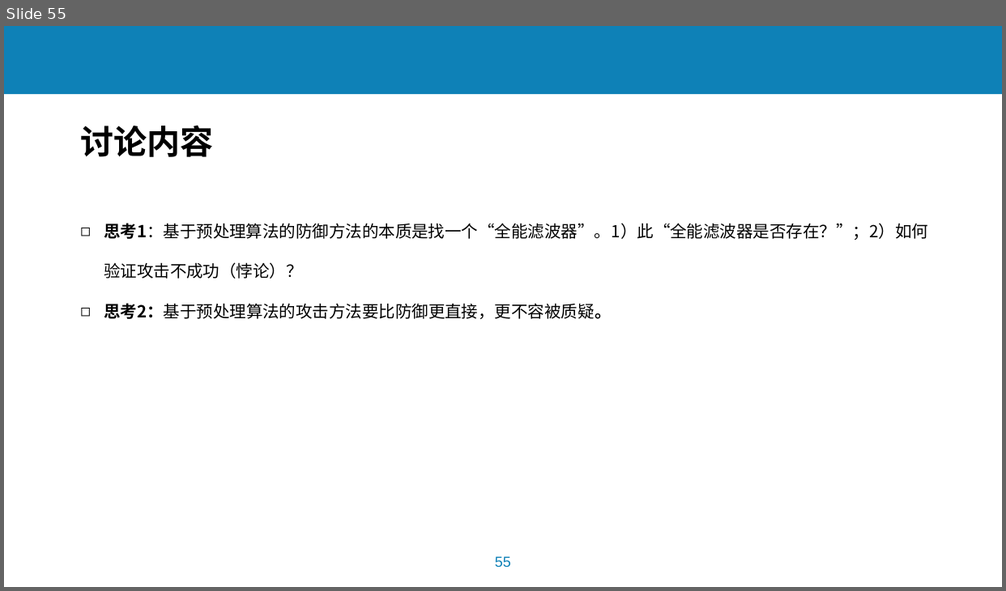
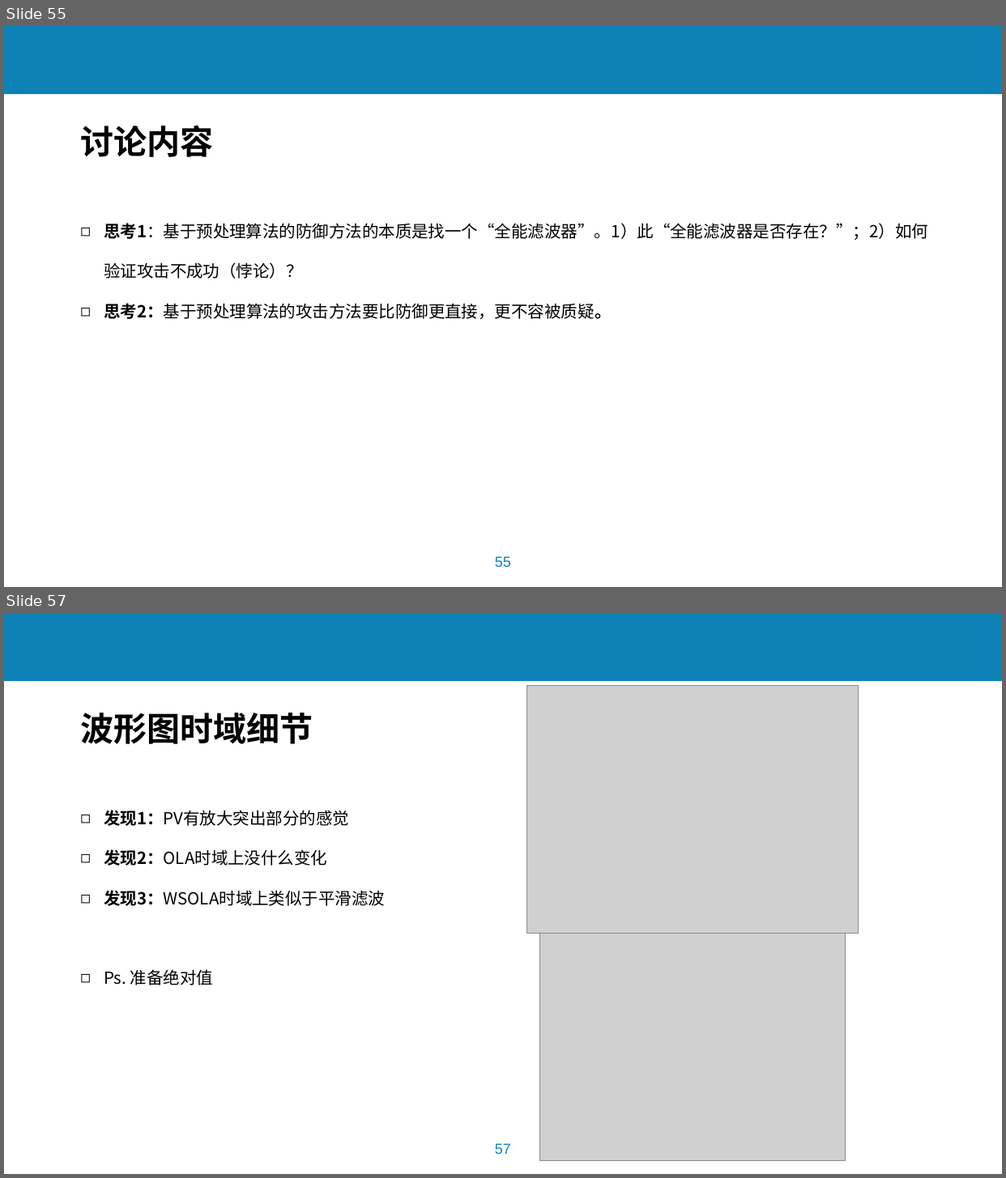
Before and after one commit to lchmoxing/audio_tsm_test, a slide deck: documents/基于音频预处理过程的语音识别系统攻击2.4.pptx. Shown one above the other, each under a label of ours: slide 55 before the commit, slides 55 and 57 after it; the slides between them are not shown. The pictures are 1006x591 and 1006x1178 pixels, drawn with LibreOffice and Linux fonts; fonts in the diff are those of the drawing; grey boxes stand for pictures; background and template pictures are left out. Boxes give left, top, right and bottom in pixels: in the first picture for what was removed or moved away, otherwise in the second. Text is boxed around its words. In the diff, an @@ line names an element or a change of style, - is before the commit and + after.

Commit message:
ppt

```diff
--- a/documents/基于音频预处理过程的语音识别系统攻击2.4.pptx
+++ b/documents/基于音频预处理过程的语音识别系统攻击2.4.pptx
@@ slide 57 added at bbox=[4, 613, 1002, 1174], background #FFFFFF; not listed: 2 template elements that a slide beside it also shows @@
@@ picture added at bbox=[527, 686, 859, 934] @@
@@ text added at bbox=[80, 713, 313, 744], 32 pt, text #000000, bold @@
+波形图时域细节
@@ text added at bbox=[104, 810, 385, 986], 16 pt, text #000000 @@
+◻ 发现1：PV有放大突出部分的感觉
+◻ 发现2：OLA时域上没什么变化
+◻ 发现3：WSOLA时域上类似于平滑滤波
+◻ Ps. 准备绝对值
@@ picture added at bbox=[540, 934, 846, 1161] @@
```
Also in this commit, not shown: 1 other slide added, 2 other files.
